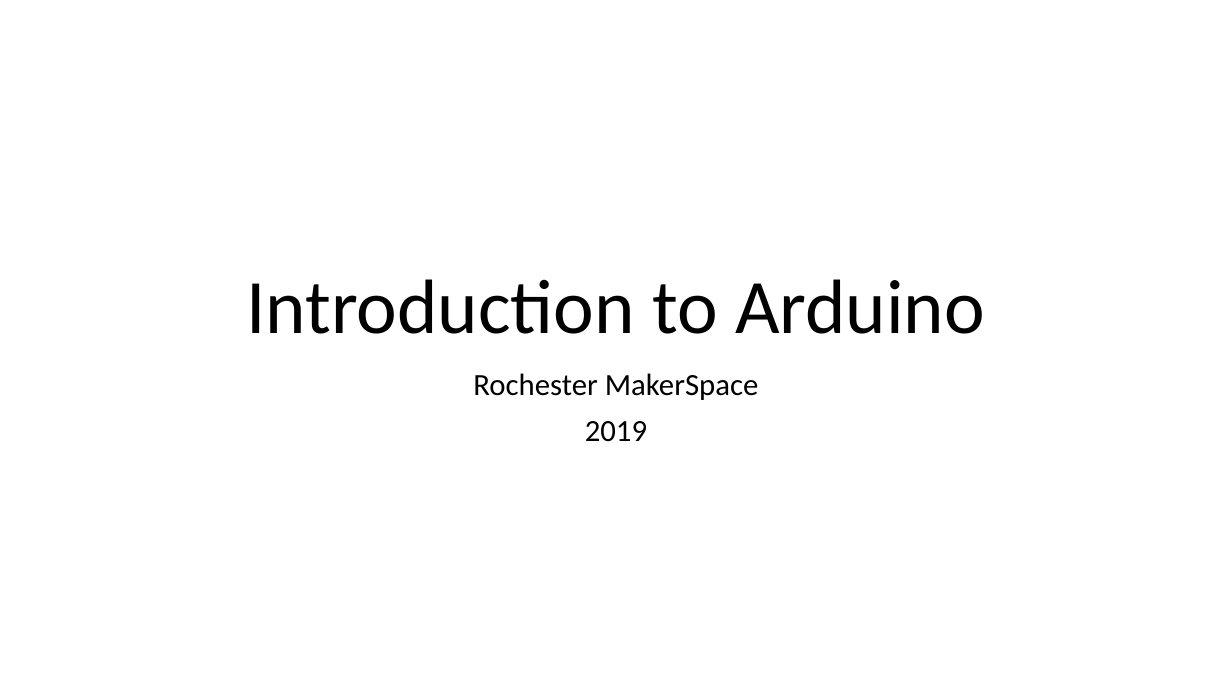
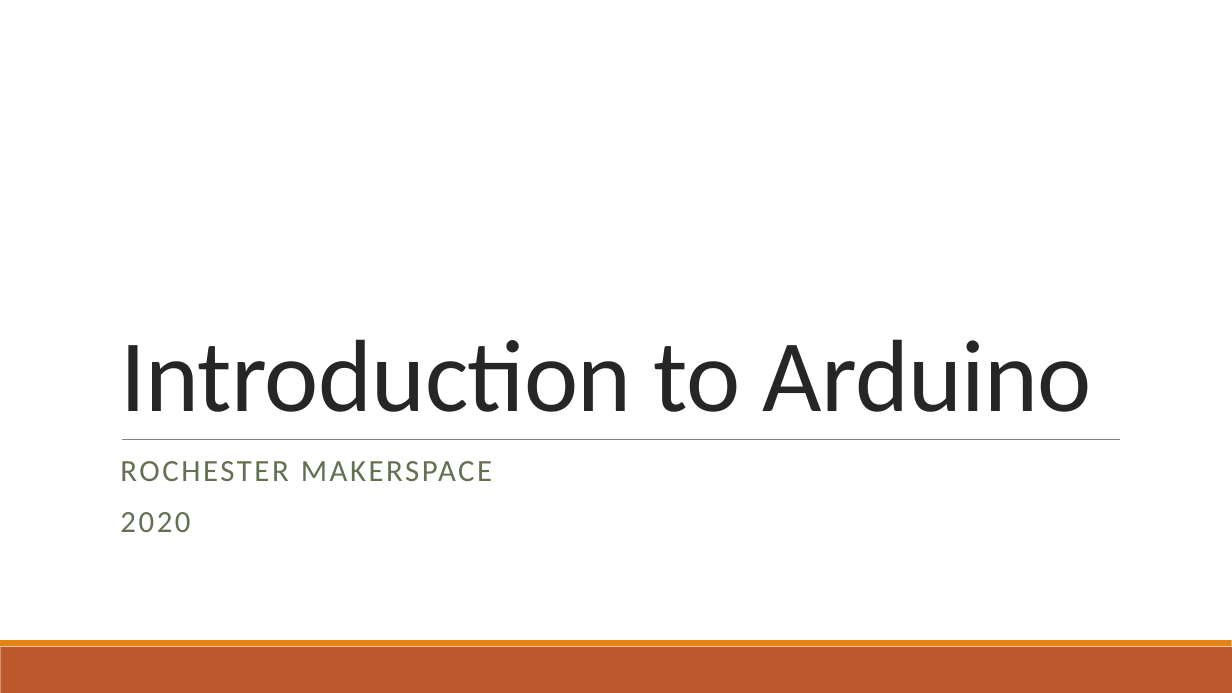
Before and after one commit to RochesterMakerSpace/ArduinoClass, a slide deck: slide 1 of Introduction to Arduino.pptx. Drawn at 1232x693 pixels with LibreOffice and Linux fonts; fonts in the diff are those of the drawing. Boxes give left, top, right and bottom in pixels: in the first picture for what was removed or moved away, otherwise in the second. Text is boxed around its words. In the diff, an @@ line names an element or a change of style, - is before the commit and + after.

```diff
--- a/Introduction to Arduino.pptx
+++ b/Introduction to Arduino.pptx
@@ title "Introduction to Arduino" moved from (x1=246, y1=279, x2=985, y2=334) to (x1=120, y1=339, x2=1092, y2=412) @@
@@ title "Introduction to Arduino" at (x1=120, y1=339, x2=1092, y2=412): size 60 to 80 pt, text colour #000000 to #262626, letter spacing 0 to -0.5 pt; alignment centre to left; line spacing 0.9 to 0.85 @@
@@ line added from (122, 439) to (1120, 439), #808080 0.5 pt @@
@@ subtitle at (x1=120, y1=461, x2=492, y2=532): text changed; text colour #000000 to #637052 @@
-Rochester MakerSpace
-2019
+ROCHESTER MAKERSPACE
+2020
@@ rectangle added at (x1=0, y1=647, x2=1232, y2=693), fill #BD582C @@
@@ rectangle added at (x1=0, y1=640, x2=1232, y2=647), fill #E48312 @@
```
Also in this commit, not shown: 11 other slides changed, 1 slide added, 1 slide removed, 1 other file.
